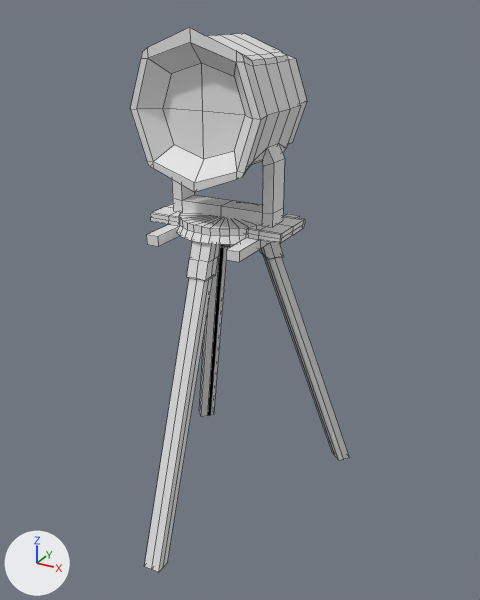
A saved change to the FBX model GGJ2021/Assets/Objects/LightStand_1.fbx.
Before and after are seen from a 50 mm camera at (6.87, -11.89, 4.07) aimed at (0.44, -0.19, -1.77). The lights are fixed; the arrows at lower left show +X, +Y and +Z. Mesh edges are drawn as thin lines. Where no turn or scale is listed for an object, it has been applied to the vertices.

The first picture shows 'LightStand', 'TriPod', 'WorkLight'.
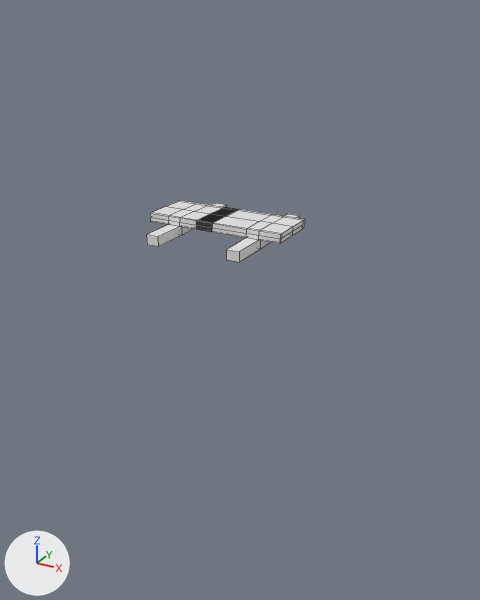
The newer file is also turned or shifted as a whole; pictures and numbers use the older file's frame.

Pixel boxes (x1, y1, x2, y2) of what changed, in the pictures (480 x 600 px):
'WorkLight', deleted: before (130, 27, 307, 227)
'TriPod', deleted: before (144, 211, 350, 573)

What changed in the scene script:
```text
Remove ob_worklight:
    ob_worklight = bpy.data.objects.new('WorkLight', me_cube_003)
    ob_worklight.location = (0.0, 0.0, 0.0)
    ob_worklight.rotation_euler = (-3.142, 0.0, 0.0)  # degrees (-180, 0, 0)
    ob_worklight.scale = (-1.0, -1.0, -1.0)
Remove ob_tripod:
    ob_tripod = bpy.data.objects.new('TriPod', me_cylinder_003)
    ob_tripod.location = (0.0, 0.0, 0.0)
    ob_tripod.rotation_euler = (-3.142, 0.0, 0.0)  # degrees (-180, 0, 0)
    ob_tripod.scale = (-1.0, -1.0, -1.0)
```
